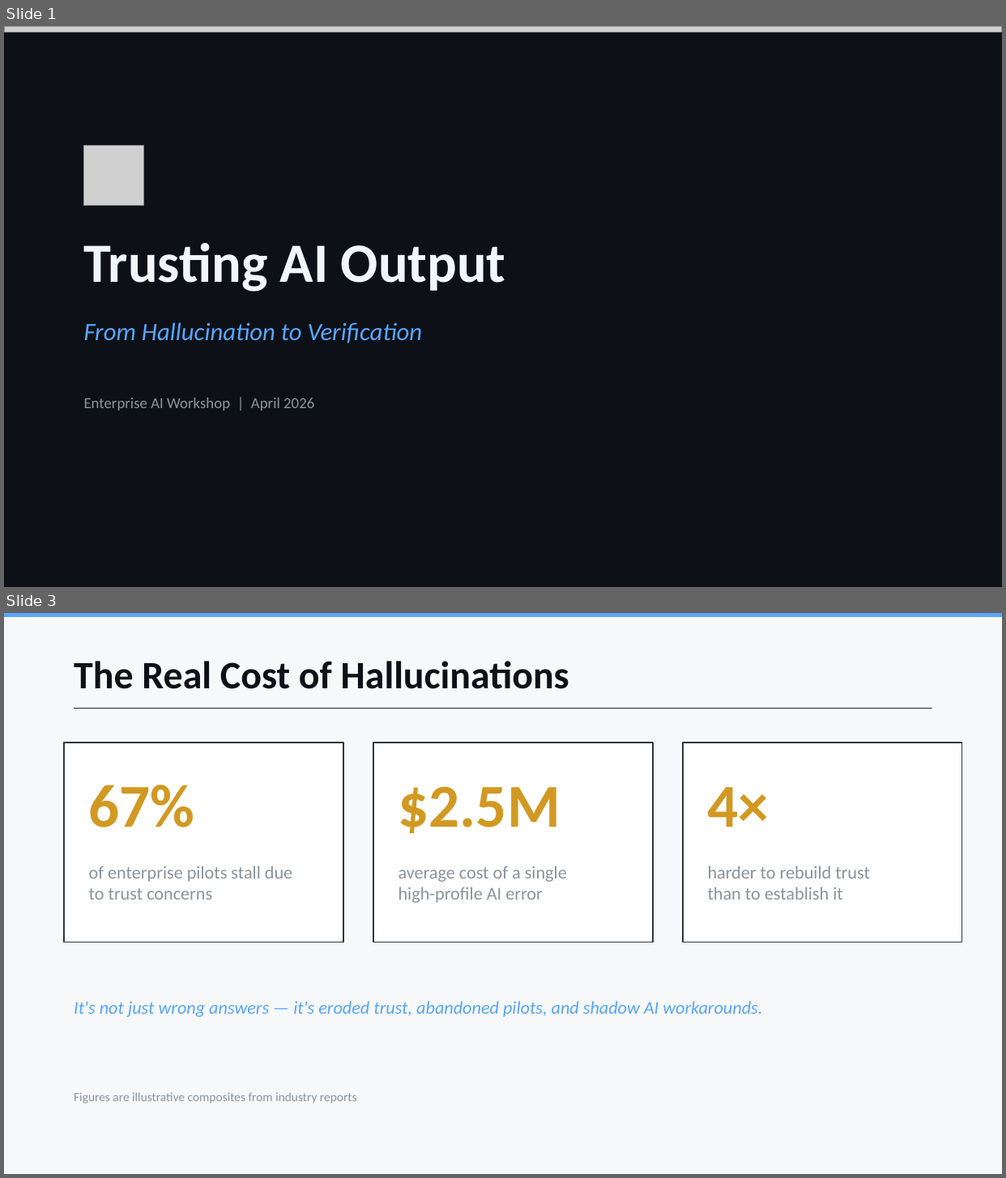
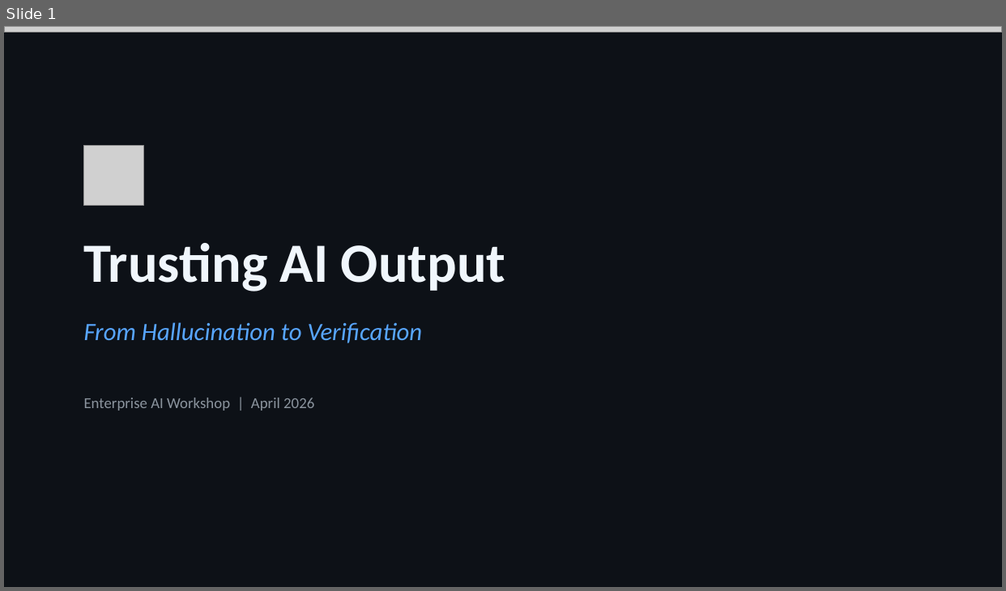
Before and after one commit to SteveHoggNZ/kb, a slide deck: trusting-ai-output.pptx. Shown one above the other, each under a label of ours: slides 1 and 3 before the commit, slide 1 after it; the slides between them are not shown. The pictures are 1006x1178 and 1006x591 pixels, drawn with LibreOffice and Linux fonts; fonts in the diff are those of the drawing; grey boxes stand for pictures. Boxes give left, top, right and bottom in pixels: in the first picture for what was removed or moved away, otherwise in the second. Text is boxed around its words. In the diff, an @@ line names an element or a change of style, - is before the commit and + after.

```diff
--- a/trusting-ai-output.pptx
+++ b/trusting-ai-output.pptx
@@ slide 3 removed at bbox=[4, 613, 1002, 1174], background #F6F8FA @@
@@ rectangle removed at bbox=[4, 613, 1002, 617] @@
@@ text removed at bbox=[74, 661, 569, 689] @@
-The Real Cost of Hallucinations
@@ rectangle removed at bbox=[74, 708, 932, 709] @@
@@ rectangle removed at bbox=[64, 743, 343, 943] @@
@@ rectangle removed at bbox=[373, 743, 653, 943] @@
@@ rectangle removed at bbox=[683, 743, 962, 943] @@
@@ text removed at bbox=[89, 785, 195, 828] @@
-67%
@@ text removed at bbox=[398, 786, 560, 833] @@
-$2.5M
@@ text removed at bbox=[708, 787, 769, 827] @@
-4×
@@ text removed at bbox=[89, 866, 292, 900] @@
-of enterprise pilots stall due
-to trust concerns
@@ text removed at bbox=[398, 866, 567, 903] @@
-average cost of a single
-high-profile AI error
@@ text removed at bbox=[708, 866, 870, 900] @@
-harder to rebuild trust
-than to establish it
@@ text removed at bbox=[74, 1001, 762, 1017] @@
-It's not just wrong answers — it's eroded trust, abandoned pilots, and shadow AI workarounds.
@@ text removed at bbox=[74, 1093, 357, 1104] @@
-Figures are illustrative composites from industry reports
```
Also in this commit, not shown: 6 slides added, 21 other slides removed.
